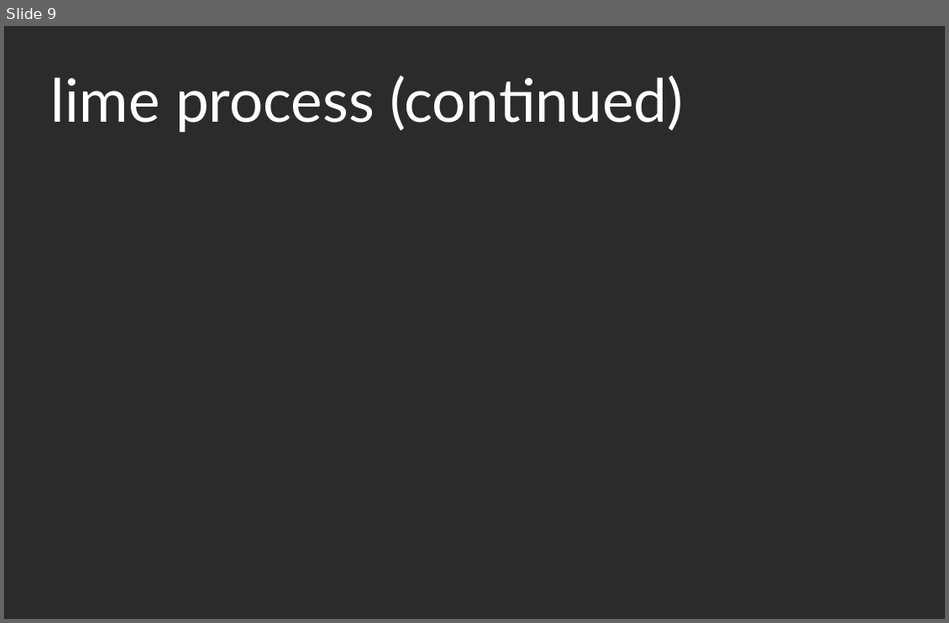
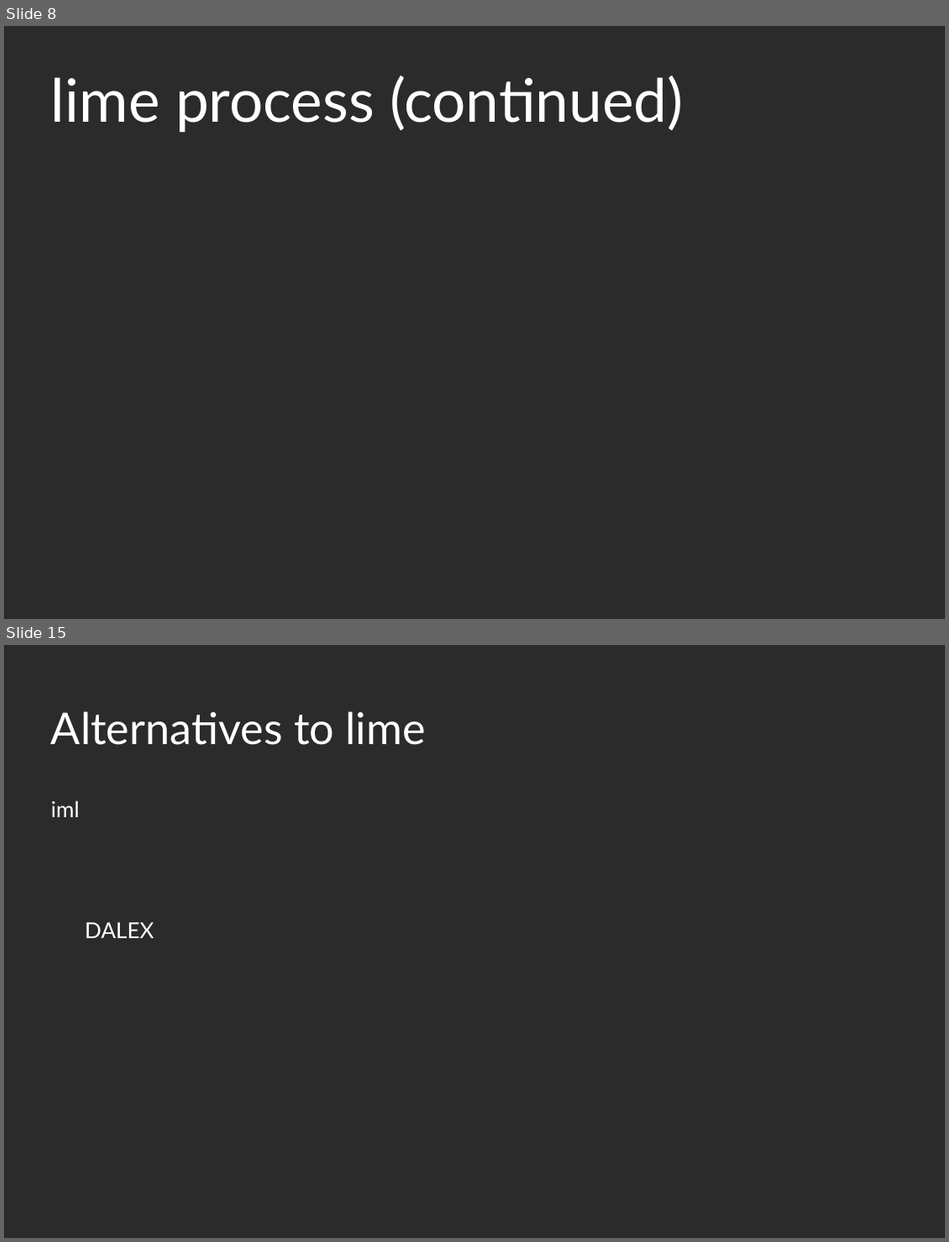
Before and after one commit to mattdube/stl-rug_lime, a slide deck: Slides/stl-rug_lime_01092019.odp. Shown one above the other, each under a label of ours: slide 9 before the commit, slides 8 and 15 after it; the slides between them are not shown. The pictures are 949x623 and 949x1242 pixels, drawn with LibreOffice and Linux fonts; fonts in the diff are those of the drawing; background and template pictures are left out; a plain dark background stands for a picture behind light text. Boxes give left, top, right and bottom in pixels: in the first picture for what was removed or moved away, otherwise in the second. Text is boxed around its words. In the diff, an @@ line names an element or a change of style, - is before the commit and + after.

```diff
--- a/Slides/stl-rug_lime_01092019.odp
+++ b/Slides/stl-rug_lime_01092019.odp
@@ slide 15 added at [4,645,945,1238], background picture (left out) @@
@@ title added at [51,711,426,745], 44 pt, text #FFFFFF @@
+Alternatives to lime
@@ text added at [51,800,154,938], 22 pt, text #FFFFFF @@
+iml
+DALEX
@@ what was slide 9 is now slide 8 @@
```
Also in this commit, not shown: 12 slides changed, 1 other slide added, 2 slides removed.
